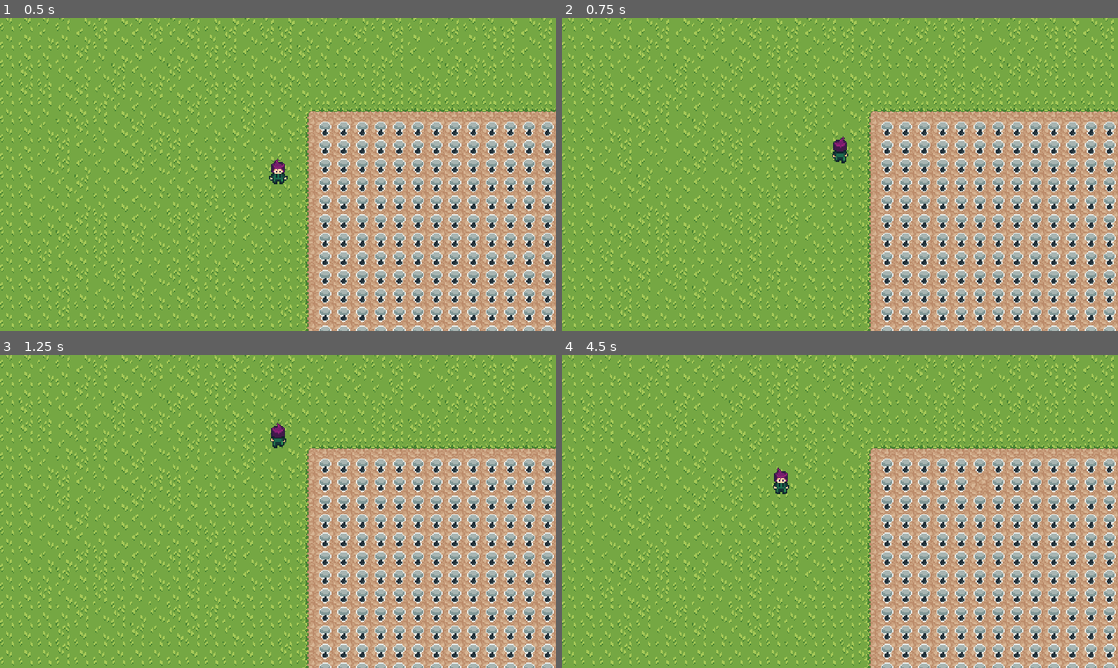
Above: before the commit, frames 1-4 (two rows, left to right).
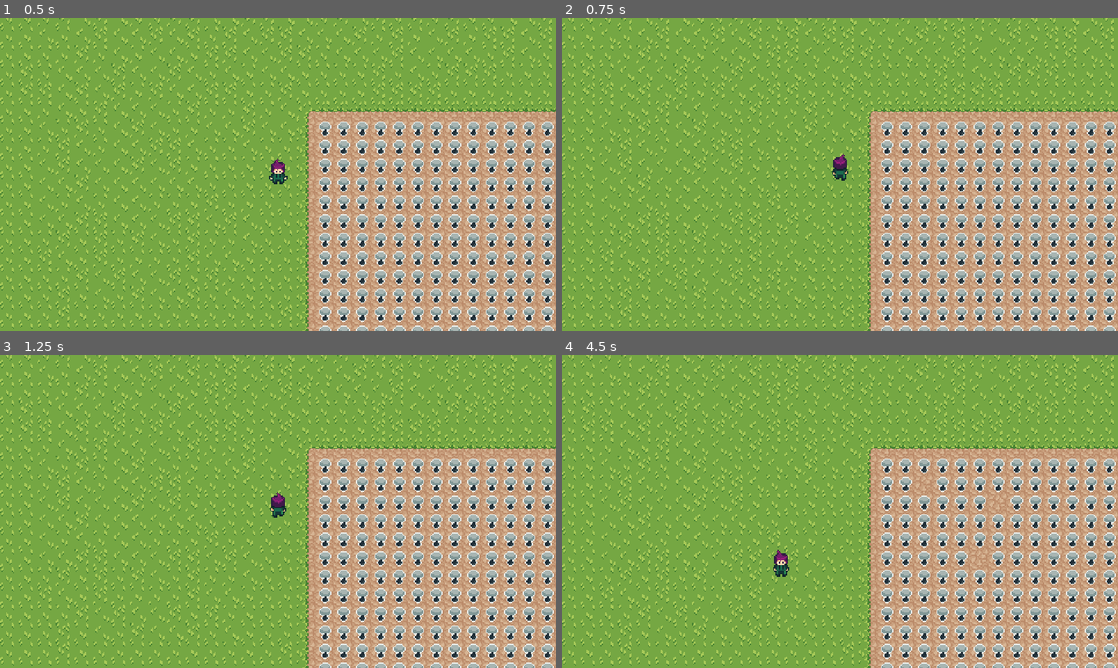
Above: after the commit, the same moments.

Repository: Jukaio/GGJ2024
Game: Godot game, scene res://scenes/EntryPoint.tscn
Same seed, same stepped clock (60 frames per second), same inputs: the game is played once before the commit and once after it.
Inputs:
- Up to frame 1 (0.5 s): no input
- Up to frame 2 (0.75 s): tap Enter (Start) at 0.5, 0.6 s; hold W (up) from 0.53 s (still down)
- Up to frame 3 (1.25 s): keep holding W (up)
- Up to frame 4 (4.5 s): tap Space (interact) at 1.35, 2.85, 4.35 s; tap Enter (Start) at 2, 2.1, 3.5, 3.6 s; release W (up) at 2.03 s; hold A (left) 2.03-3.53 s; hold S (down) 3.53-4.28 s; hold D (right) from 4.28 s (still down)

Frame 1 is identical in both runs. In frame 2, 0.3% of the frame differs, in the area x 48-52%, y 37-52%; in frame 3, 0.3%; in frame 4, 0.7%, in the area x 38-80%, y 36-71%.
Error before the commit: Invalid assignment of property or key 'visible' with value of type 'bool' on a base object of type 'null instance'. (res://scripts/PlayerCharacter.gd:52)

Commit message:
reference

Diff:
--- a/prefabs/PlayerCharacter.tscn
+++ b/prefabs/PlayerCharacter.tscn
@@ -1,9 +1,8 @@
-[gd_scene load_steps=8 format=3 uid="uid://cucwiwl6qyqsg"]
+[gd_scene load_steps=7 format=3 uid="uid://cucwiwl6qyqsg"]
 
 [ext_resource type="Script" path="res://scripts/PlayerCharacter.gd" id="1_h7gas"]
-[ext_resource type="Script" path="res://scripts/SpriteAnimator.gd" id="2_xyurh"]
-[ext_resource type="Texture2D" uid="uid://dogafvlhpasm4" path="res://sprites/Player-Sheet.png" id="3_tu5an"]
-[ext_resource type="Script" path="res://scripts/SpriteAnimation.gd" id="4_ui6xa"]
+[ext_resource type="PackedScene" uid="uid://bjssjw418p1ic" path="res://prefabs/sprite_animator.tscn" id="2_x0r5y"]
+[ext_resource type="PackedScene" uid="uid://cubybm7hb7w03" path="res://prefabs/mushroom_sprite.tscn" id="5_r4y1g"]
 [ext_resource type="Script" path="res://scripts/HoeTool.gd" id="6_pa2yi"]
 [ext_resource type="Texture2D" uid="uid://csnficd1k2yb1" path="res://sprites/Mushroom.png" id="8_vh3lx"]
 
@@ -13,95 +12,7 @@
 [node name="PlayerCharacter" type="Node2D"]
 script = ExtResource("1_h7gas")
 
-[node name="SpriteAnimator" type="Node2D" parent="."]
-position = Vector2(0, -4)
-script = ExtResource("2_xyurh")
-
-[node name="IdleDown" type="Sprite2D" parent="SpriteAnimator"]
-texture = ExtResource("3_tu5an")
-hframes = 6
-region_enabled = true
-region_rect = Rect2(0, 0, 96, 24)
-script = ExtResource("4_ui6xa")
-
-[node name="IdleUp" type="Sprite2D" parent="SpriteAnimator"]
-texture = ExtResource("3_tu5an")
-hframes = 6
-region_enabled = true
-region_rect = Rect2(0, 48, 96, 24)
-script = ExtResource("4_ui6xa")
-
-[node name="IdleLeft" type="Sprite2D" parent="SpriteAnimator"]
-texture = ExtResource("3_tu5an")
-flip_h = true
-hframes = 6
-region_enabled = true
-region_rect = Rect2(0, 24, 96, 24)
-script = ExtResource("4_ui6xa")
-
-[node name="IdleRight" type="Sprite2D" parent="SpriteAnimator"]
-texture = ExtResource("3_tu5an")
-hframes = 6
-region_enabled = true
-region_rect = Rect2(0, 24, 96, 24)
-script = ExtResource("4_ui6xa")
-
-[node name="MoveDown" type="Sprite2D" parent="SpriteAnimator"]
-texture = ExtResource("3_tu5an")
-hframes = 6
-region_enabled = true
-region_rect = Rect2(0, 72, 96, 24)
-script = ExtResource("4_ui6xa")
-
-[node name="MoveUp" type="Sprite2D" parent="SpriteAnimator"]
-texture = ExtResource("3_tu5an")
-hframes = 6
-region_enabled = true
-region_rect = Rect2(0, 120, 96, 24)
-script = ExtResource("4_ui6xa")
-
-[node name="MoveLeft" type="Sprite2D" parent="SpriteAnimator"]
-texture = ExtResource("3_tu5an")
-flip_h = true
-hframes = 6
-region_enabled = true
-region_rect = Rect2(0, 96, 96, 24)
-script = ExtResource("4_ui6xa")
-
-[node name="MoveRight" type="Sprite2D" parent="SpriteAnimator"]
-texture = ExtResource("3_tu5an")
-hframes = 6
-region_enabled = true
-region_rect = Rect2(0, 96, 96, 24)
-script = ExtResource("4_ui6xa")
-
-[node name="HoeDown" type="Sprite2D" parent="SpriteAnimator"]
-texture = ExtResource("3_tu5an")
-hframes = 6
-region_enabled = true
-region_rect = Rect2(0, 0, 96, 24)
-script = ExtResource("4_ui6xa")
-
-[node name="HoeUp" type="Sprite2D" parent="SpriteAnimator"]
-texture = ExtResource("3_tu5an")
-hframes = 6
-region_enabled = true
-region_rect = Rect2(0, 24, 96, 24)
-script = ExtResource("4_ui6xa")
-
-[node name="HoeLeft" type="Sprite2D" parent="SpriteAnimator"]
-texture = ExtResource("3_tu5an")
-hframes = 6
-region_enabled = true
-region_rect = Rect2(0, 48, 96, 24)
-script = ExtResource("4_ui6xa")
-
-[node name="HoeRight" type="Sprite2D" parent="SpriteAnimator"]
-texture = ExtResource("3_tu5an")
-hframes = 6
-region_enabled = true
-region_rect = Rect2(0, 72, 96, 24)
-script = ExtResource("4_ui6xa")
+[node name="SpriteAnimator" parent="." instance=ExtResource("2_x0r5y")]
 
 [node name="HoeTool" type="Node2D" parent="." node_paths=PackedStringArray("highlightNode")]
 script = ExtResource("6_pa2yi")
@@ -123,4 +34,8 @@
 position = Vector2(0, 1)
 shape = SubResource("RectangleShape2D_0bjyx")
 
+[node name="PickingUpSprite" type="Node2D" parent="."]
+
+[node name="MushroomSprite" parent="PickingUpSprite" instance=ExtResource("5_r4y1g")]
+
 [connection signal="area_shape_entered" from="Area2D" to="." method="_on_area_2d_area_shape_entered"]
--- /dev/null
+++ b/prefabs/sprite_animator.tscn
@@ -0,0 +1,95 @@
+[gd_scene load_steps=4 format=3 uid="uid://bjssjw418p1ic"]
+
+[ext_resource type="Script" path="res://scripts/SpriteAnimator.gd" id="1_ykuku"]
+[ext_resource type="Texture2D" uid="uid://boueebttcqtnl" path="res://sprites/Player-Sheet.png" id="2_h1hwb"]
+[ext_resource type="Script" path="res://scripts/SpriteAnimation.gd" id="3_w0tbp"]
+
+[node name="SpriteAnimator" type="Node2D"]
+position = Vector2(0, -4)
+script = ExtResource("1_ykuku")
+
+[node name="IdleDown" type="Sprite2D" parent="."]
+texture = ExtResource("2_h1hwb")
+hframes = 6
+region_enabled = true
+region_rect = Rect2(0, 0, 96, 24)
+script = ExtResource("3_w0tbp")
+
+[node name="IdleUp" type="Sprite2D" parent="."]
+texture = ExtResource("2_h1hwb")
+hframes = 6
+region_enabled = true
+region_rect = Rect2(0, 48, 96, 24)
+script = ExtResource("3_w0tbp")
+
+[node name="IdleLeft" type="Sprite2D" parent="."]
+texture = ExtResource("2_h1hwb")
+flip_h = true
+hframes = 6
+region_enabled = true
+region_rect = Rect2(0, 24, 96, 24)
+script = ExtResource("3_w0tbp")
+
+[node name="IdleRight" type="Sprite2D" parent="."]
+texture = ExtResource("2_h1hwb")
+hframes = 6
+region_enabled = true
+region_rect = Rect2(0, 24, 96, 24)
+script = ExtResource("3_w0tbp")
+
+[node name="MoveDown" type="Sprite2D" parent="."]
+texture = ExtResource("2_h1hwb")
+hframes = 6
+region_enabled = true
+region_rect = Rect2(0, 72, 96, 24)
+script = ExtResource("3_w0tbp")
+
+[node name="MoveUp" type="Sprite2D" parent="."]
+texture = ExtResource("2_h1hwb")
+hframes = 6
+region_enabled = true
+region_rect = Rect2(0, 120, 96, 24)
+script = ExtResource("3_w0tbp")
+
+[node name="MoveLeft" type="Sprite2D" parent="."]
+texture = ExtResource("2_h1hwb")
+flip_h = true
+hframes = 6
+region_enabled = true
+region_rect = Rect2(0, 96, 96, 24)
+script = ExtResource("3_w0tbp")
+
+[node name="MoveRight" type="Sprite2D" parent="."]
+texture = ExtResource("2_h1hwb")
+hframes = 6
+region_enabled = true
+region_rect = Rect2(0, 96, 96, 24)
+script = ExtResource("3_w0tbp")
+
+[node name="HoeDown" type="Sprite2D" parent="."]
+texture = ExtResource("2_h1hwb")
+hframes = 6
+region_enabled = true
+region_rect = Rect2(0, 0, 96, 24)
+script = ExtResource("3_w0tbp")
+
+[node name="HoeUp" type="Sprite2D" parent="."]
+texture = ExtResource("2_h1hwb")
+hframes = 6
+region_enabled = true
+region_rect = Rect2(0, 24, 96, 24)
+script = ExtResource("3_w0tbp")
+
+[node name="HoeLeft" type="Sprite2D" parent="."]
+texture = ExtResource("2_h1hwb")
+hframes = 6
+region_enabled = true
+region_rect = Rect2(0, 48, 96, 24)
+script = ExtResource("3_w0tbp")
+
+[node name="HoeRight" type="Sprite2D" parent="."]
+texture = ExtResource("2_h1hwb")
+hframes = 6
+region_enabled = true
+region_rect = Rect2(0, 72, 96, 24)
+script = ExtResource("3_w0tbp")
--- a/scenes/EntryPoint.tscn
+++ b/scenes/EntryPoint.tscn
@@ -7,6 +7,7 @@
 [ext_resource type="FontFile" uid="uid://cyescrgav85ig" path="res://fonts/AsepriteFont.ttf" id="4_vwj4e"]
 [ext_resource type="Texture2D" uid="uid://44r1ndryegis" path="res://graphics/ui/frame1.png" id="4_x5krr"]
 [ext_resource type="Script" path="res://scripts/CropsGrid.gd" id="7_ha7gq"]
+[ext_resource type="PackedScene" uid="uid://bjssjw418p1ic" path="res://prefabs/sprite_animator.tscn" id="8_dvj13"]
 
 [sub_resource type="TileSetAtlasSource" id="TileSetAtlasSource_lpgvw"]
 texture = ExtResource("2_dqxue")
@@ -118,3 +119,8 @@
 [node name="CropsGrid" type="Node2D" parent="."]
 position = Vector2(40, -40)
 script = ExtResource("7_ha7gq")
+
+[node name="ShopCharacter" type="Node2D" parent="."]
+position = Vector2(-135, -101)
+
+[node name="SpriteAnimator" parent="ShopCharacter" instance=ExtResource("8_dvj13")]
Not shown: 1 places in scenes/EntryPoint.tscn that only renumber resources
Not shown, changed: sprites/Hoe-Sheet.png.import
